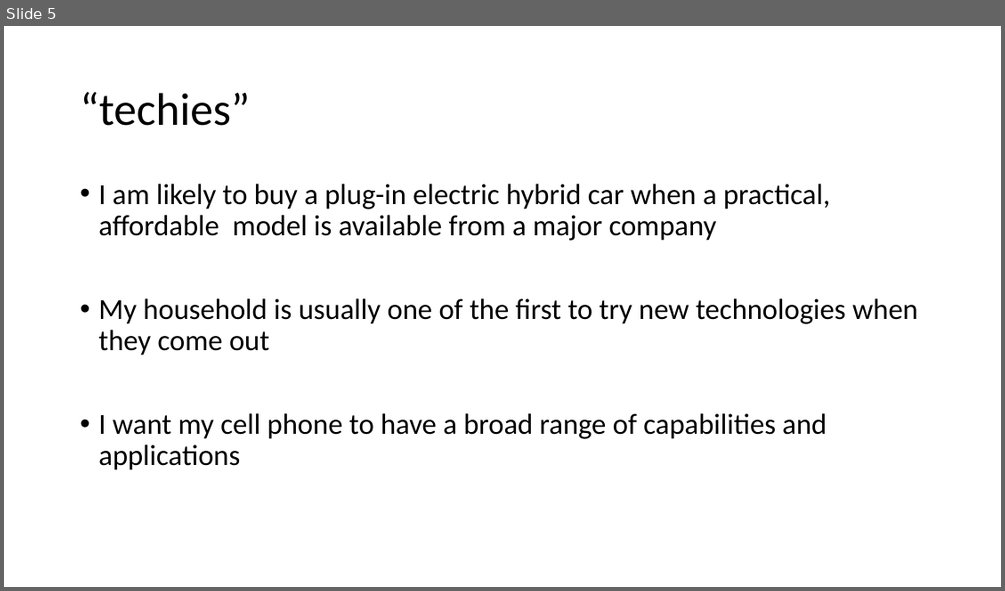
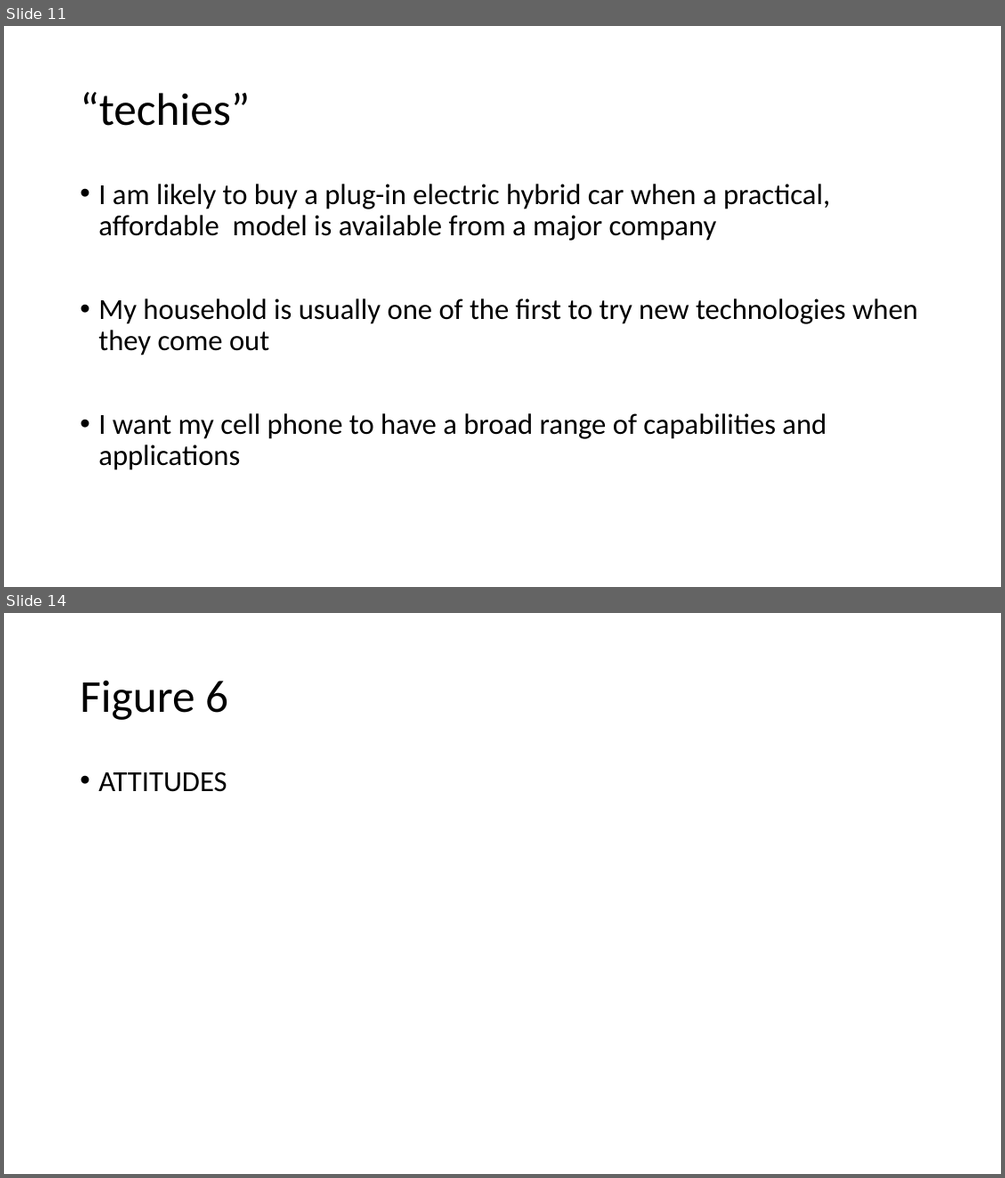
Before and after one commit to evanej/project-1, a slide deck: PPT Draft.pptx. Shown one above the other, each under a label of ours: slide 5 before the commit, slides 11 and 14 after it; the slides between them are not shown. The pictures are 1005x591 and 1005x1178 pixels, drawn with LibreOffice and Linux fonts; fonts in the diff are those of the drawing. Boxes give left, top, right and bottom in pixels: in the first picture for what was removed or moved away, otherwise in the second. Text is boxed around its words. In the diff, an @@ line names an element or a change of style, - is before the commit and + after.

```diff
--- a/PPT Draft.pptx
+++ b/PPT Draft.pptx
@@ slide 14 added at bbox=[4, 613, 1001, 1174], background #FFFFFF @@
@@ title added at bbox=[80, 680, 228, 720], 44 pt, text #000000 @@
+Figure 6
@@ text added at bbox=[98, 771, 226, 792], 28 pt, text #000000 @@
+• ATTITUDES
@@ what was slide 5 is now slide 11 @@
```
Also in this commit, not shown: 12 other slides added.
